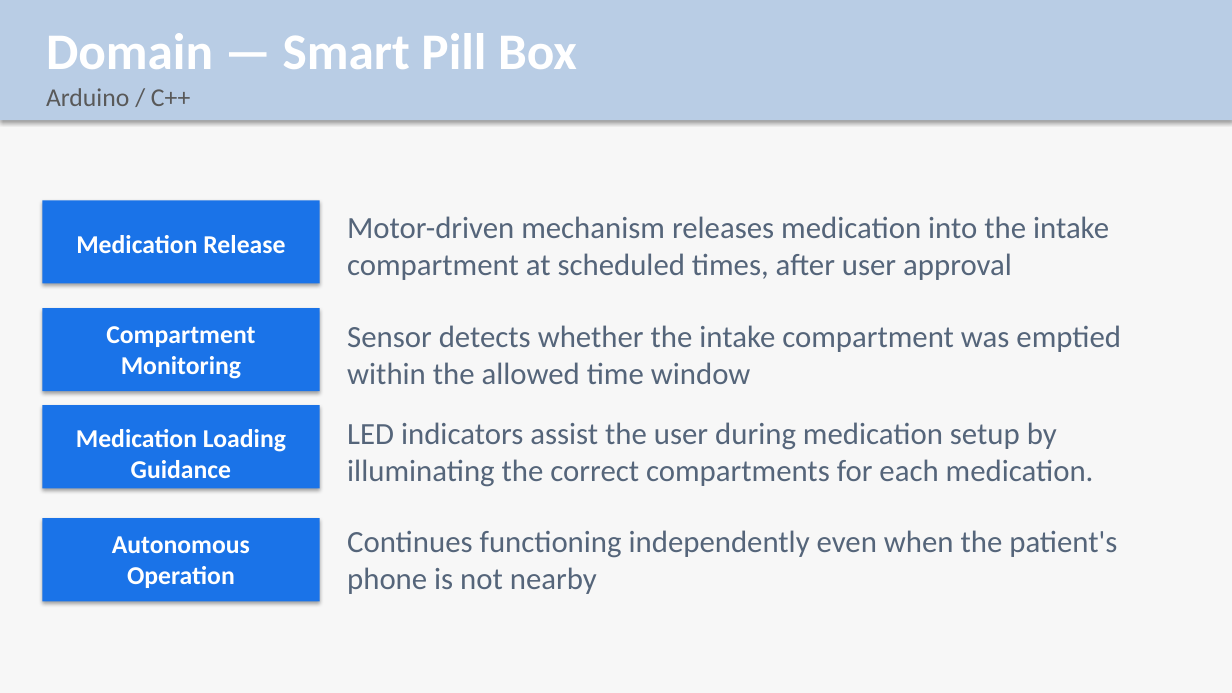
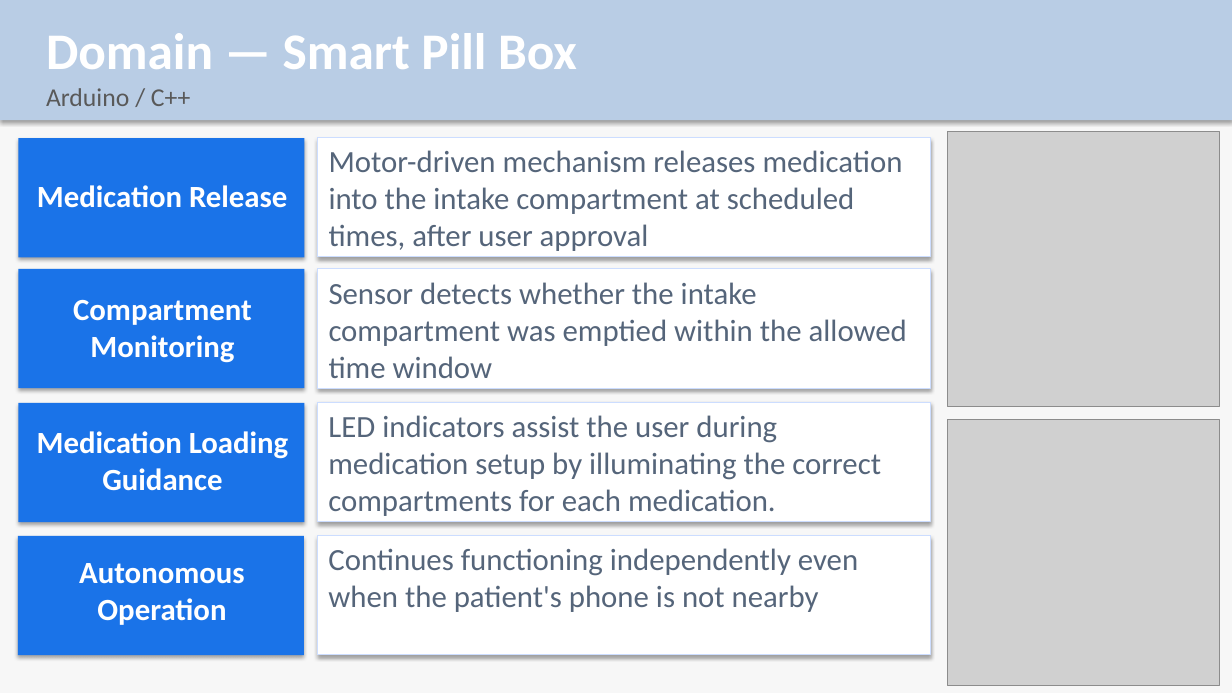
Before and after one commit to Medify-IoTeta/medify, a slide deck: slide 7 of docs/Medify_Presentation.pptx. Drawn at 1232x693 pixels with LibreOffice and Linux fonts; fonts in the diff are those of the drawing; grey boxes stand for pictures; background and template pictures are left out. Boxes give left, top, right and bottom in pixels: in the first picture for what was removed or moved away, otherwise in the second. Text is boxed around its words. In the diff, an @@ line names an element or a change of style, - is before the commit and + after.

```diff
--- a/docs/Medify_Presentation.pptx
+++ b/docs/Medify_Presentation.pptx
@@ rectangle: place and size @@
-rectangle at (43, 201, 320, 284)
+rectangle at (18, 139, 304, 258)
@@ rectangle added at (318, 138, 931, 257), fill #FFFFFF, outline #CCDDFF 0.75 pt @@
@@ text "Motor-driven mechanism releases medication into ..." rewrapped from (347, 216, 1109, 280) to (329, 150, 903, 251) @@
@@ picture added at (947, 131, 1219, 407) @@
@@ text "Medication Release": place and size @@
-text "Medication Release" at (76, 235, 285, 253)
+text "Medication Release" at (37, 185, 287, 208)
@@ rectangle: place and size @@
-rectangle at (43, 309, 320, 392)
+rectangle at (18, 269, 304, 388)
@@ rectangle added at (318, 269, 931, 388), fill #FFFFFF, outline #CCDDFF 0.75 pt @@
@@ text "Sensor detects whether the intake ..." rewrapped from (347, 325, 1121, 384) to (329, 282, 907, 378) @@
@@ text "Compartment Monitoring": place and size @@
-text "Compartment Monitoring" at (106, 326, 255, 379)
+text "Compartment Monitoring" at (73, 300, 252, 363)
@@ rectangle: place and size @@
-rectangle at (43, 406, 320, 489)
+rectangle at (18, 403, 304, 522)
@@ text "Medication Loading Guidance": place and size @@
-text "Medication Loading Guidance" at (76, 429, 286, 478)
+text "Medication Loading Guidance" at (37, 431, 288, 491)
@@ rectangle added at (318, 402, 931, 521), fill #FFFFFF, outline #CCDDFF 0.75 pt @@
@@ text "LED indicators assist the user ..." rewrapped from (347, 422, 1094, 487) to (328, 415, 881, 516) @@
@@ picture added at (947, 420, 1219, 686) @@
@@ rectangle: place and size @@
-rectangle at (43, 518, 320, 602)
+rectangle at (18, 536, 303, 655)
@@ rectangle added at (318, 536, 931, 655), fill #FFFFFF, outline #CCDDFF 0.75 pt @@
@@ text "Continues functioning independently even when ..." rewrapped from (347, 530, 1117, 594) to (328, 548, 858, 612) @@
@@ size 20 to 24 pt in 4 elements at (37, 185, 287, 208), (37, 431, 288, 491), (73, 300, 252, 363), (79, 563, 245, 625) @@
@@ text "Autonomous Operation": place and size @@
-text "Autonomous Operation" at (112, 536, 250, 588)
+text "Autonomous Operation" at (79, 563, 245, 625)
```
Also in this commit, not shown: 1 other slide changed, 3 slides added, 2 slides removed.
